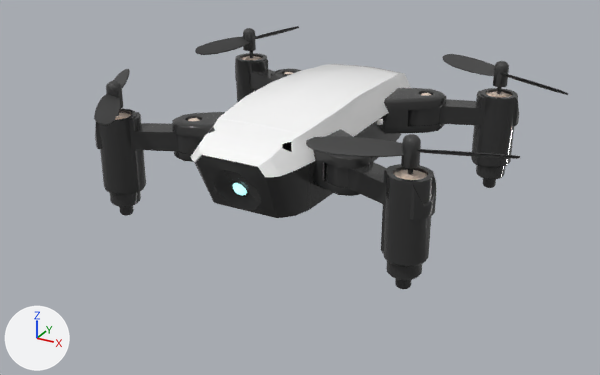
Two versions of the glTF model Products/Electronics/quadrotor_drone.glb, one commit apart.
Camera for both pictures: a camera (50 mm lens) standing at (0.149, -0.277, 0.216) and looking at (-0.008, 0.008, 0.074). The lights are fixed; the arrows at lower left show +X, +Y and +Z. Where no turn or scale is listed for an object, it has been applied to the vertices. Vertices at the same position are counted once.

Script lines for the objects in view, before the commit:
```python
ob_mesh_0 = bpy.data.objects.new('Mesh_0', me_mesh_0)
ob_mesh_0.location = (0.0277, 0.0397, 0.1126)
ob_mesh_1 = bpy.data.objects.new('Mesh_1', me_mesh_1)
ob_mesh_1.location = (0.0277, 0.0397, 0.1126)
ob_mesh_14 = bpy.data.objects.new('Mesh_14', me_mesh_14)
ob_mesh_14.location = (0.0001, -0.0497, 0.098)
ob_mesh_2 = bpy.data.objects.new('Mesh_2', me_mesh_2)
ob_mesh_2.location = (0.0617, 0.0546, 0.0995)
ob_mesh_3 = bpy.data.objects.new('Mesh_3', me_mesh_3)
ob_mesh_3.location = (0.0617, 0.0546, 0.0995)
ob_mesh_4 = bpy.data.objects.new('Mesh_4', me_mesh_4)
ob_mesh_4.parent = ob_node_16
ob_mesh_4.location = (0.0608, 0.0547, 0.123)
ob_mesh_4.rotation_euler = (-1.571, 0.000172, -2.739)  # degrees (-90, 0, -157)
ob_mesh_4.scale = (0.00294, 0.00294, 0.00294)
ob_mesh_5 = bpy.data.objects.new('Mesh_5', me_mesh_5)
ob_mesh_5.parent = ob_node_16
ob_mesh_5.location = (-0.0611, 0.0551, 0.123)
ob_mesh_5.rotation_euler = (-1.571, -0.0000395, -0.951)  # degrees (-90, 0, -54)
ob_mesh_5.scale = (0.00294, 0.00294, 0.00294)
ob_mesh_8 = bpy.data.objects.new('Mesh_8', me_mesh_8)
ob_mesh_8.location = (0.0004, 0.0054, 0.1005)
ob_mesh_9 = bpy.data.objects.new('Mesh_9', me_mesh_9)
ob_mesh_9.location = (0.0004, 0.0054, 0.1005)
# also in view: 'Mesh_7' at (0.061, -0.044, 0.121); 'Mesh_6' at (-0.061, -0.044, 0.121)
```
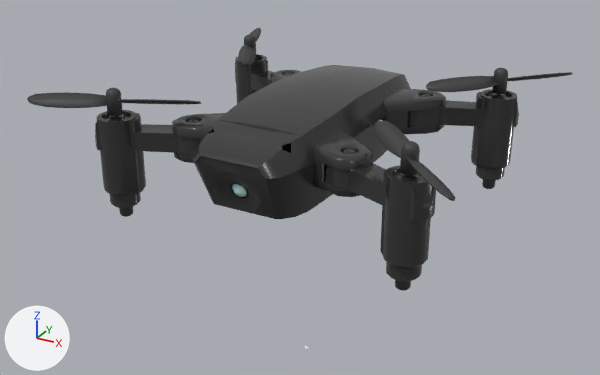
Pixel boxes [x1, y1, x2, y2] of what changed, in the pictures (600 x 375 px):
'Mesh_8', reshaped, moved
    before: [195, 114, 401, 218]
    after: [190, 65, 411, 219]
'Mesh_2', reshaped, moved
    before: [95, 51, 519, 289]
    after: [95, 54, 519, 291]
'Mesh_9', deleted
    before: [191, 64, 411, 177]
'Mesh_0', reshaped, moved
    before: [172, 69, 447, 196]
    after: [172, 70, 446, 197]
'Mesh_7', moved, turned, rescaled
    before: [306, 134, 520, 169]
    after: [374, 121, 455, 201]
'Mesh_4', moved, turned, rescaled
    before: [442, 54, 568, 95]
    after: [426, 68, 573, 94]
'Mesh_6', moved, turned, rescaled
    before: [94, 69, 130, 125]
    after: [27, 88, 201, 116]
'Mesh_5', moved, turned, rescaled
    before: [195, 26, 299, 55]
    after: [238, 28, 261, 66]
'Mesh_3', deleted
    before: [116, 56, 512, 180]
'Mesh_14', recoloured, moved
    before: [233, 183, 247, 195]
    after: [233, 184, 247, 197]
'Mesh_1', deleted
    before: [188, 72, 431, 121]
part 1 of me_mesh_0, added
    after: [343, 149, 356, 153]
part 2 of me_mesh_2, added
    after: [486, 93, 511, 99]
part 3 of me_mesh_2, added
    after: [393, 172, 424, 181]
part 4 of me_mesh_2, added
    after: [103, 114, 131, 121]
part 5 of me_mesh_8, added
    after: [190, 65, 411, 179]

The change, as a diff of the scene's bpy script:
```diff
--- a/Products/Electronics/quadrotor_drone.glb.py
+++ b/Products/Electronics/quadrotor_drone.glb.py
@@ me_mesh_0 @@
-me_mesh_0.from_pydata(...)  # 596 vertices, 1144 faces; spans x -0.0684..0.0139, y -0.0798..0.0112, z -0.0152..0.0
+me_mesh_0.from_pydata(...)  # 796 vertices, 1576 faces; spans x -0.0684..0.0139, y -0.0798..0.0112, z -0.0152..0.0
+# me_mesh_0 part 1: 50 vertices added at x 0.0036..0.0081, y -0.0736..-0.0688, z -0.001..-0.0004
 me_mesh_0.materials.append(mat_material_0)
@@ me_mesh_2 @@
-me_mesh_2.from_pydata(...)  # 1256 vertices, 2384 faces; spans x -0.1305..0.0081, y -0.1059..0.0074, z -0.0288..0.0233
+me_mesh_2.from_pydata(...)  # 1368 vertices, 2720 faces; spans x -0.1305..0.0081, y -0.1059..0.0074, z -0.0288..0.0233
+# me_mesh_2 part 2: 28 vertices added at x -0.0034..0.0021, y -0.0031..0.0027, z 0.0127..0.0137
+# me_mesh_2 part 3: 28 vertices added at x -0.0034..0.0021, y -0.1012..-0.0955, z 0.0127..0.0137
+# me_mesh_2 part 4: 28 vertices added at x -0.1245..-0.119, y -0.1012..-0.0955, z 0.0127..0.0137
 me_mesh_2.materials.append(mat_material_0)
@@ me_mesh_8 @@
-me_mesh_8.from_pydata(...)  # 232 vertices, 398 faces; spans x -0.0242..0.0235, y -0.0619..0.059, z -0.0127..0.016
+me_mesh_8.from_pydata(...)  # 296 vertices, 574 faces; spans x -0.0242..0.0235, y -0.0624..0.0592, z -0.0127..0.0214
+# me_mesh_8 part 5
+# 64 vertices are added at x -0.0242..0.0235, y -0.0624..0.0592, z 0.0066..0.0214
+# 176 new faces join them
 me_mesh_8.materials.append(mat_material_0)
@@ me_mesh_14 @@
 me_mesh_14.from_pydata(...)  # 92 vertices, 180 faces; spans x -0.00331..0.00331, y -0.0026..0.0026, z -0.00327..0.00327
-me_mesh_14.materials.append(mat_material_6)  # cyan #bce7e7
+me_mesh_14.materials.append(mat_material_004)  # cyan #bce7e7
@@ ob_mesh_0 @@
 ob_mesh_0 = bpy.data.objects.new('Mesh_0', me_mesh_0)
-ob_mesh_0.location = (0.0277, 0.0397, 0.1126)
+ob_mesh_0.location = (0.0276, 0.0397, 0.1121)
@@ ob_mesh_1 @@
-ob_mesh_1 = bpy.data.objects.new('Mesh_1', me_mesh_1)
@@ ob_mesh_2 @@
 ob_mesh_2 = bpy.data.objects.new('Mesh_2', me_mesh_2)
-ob_mesh_2.location = (0.0617, 0.0546, 0.0995)
+ob_mesh_2.location = (0.0615, 0.0546, 0.099)
@@ ob_mesh_3 @@
-ob_mesh_3 = bpy.data.objects.new('Mesh_3', me_mesh_3)
@@ ob_mesh_4 @@
 ob_mesh_4 = bpy.data.objects.new('Mesh_4', me_mesh_4)
-ob_mesh_4.parent = ob_node_16
-ob_mesh_4.location = (0.0608, 0.0547, 0.123)
-ob_mesh_4.rotation_euler = (-1.571, 0.000172, -2.739)  # degrees (-90, 0, -157)
-ob_mesh_4.scale = (0.00294, 0.00294, 0.00294)
+ob_mesh_4.parent = ob_root
+ob_mesh_4.location = (3.059, -1.004, 2.733)
+ob_mesh_4.rotation_euler = (0.0, 1.481, 0.0)  # degrees (0, 85, 0)
+ob_mesh_4.scale = (0.147, 0.147, 0.147)
@@ ob_mesh_5 @@
 ob_mesh_5 = bpy.data.objects.new('Mesh_5', me_mesh_5)
-ob_mesh_5.parent = ob_node_16
-ob_mesh_5.location = (-0.0611, 0.0551, 0.123)
-ob_mesh_5.rotation_euler = (-1.571, -0.0000395, -0.951)  # degrees (-90, 0, -54)
-ob_mesh_5.scale = (0.00294, 0.00294, 0.00294)
+ob_mesh_5.parent = ob_root
+ob_mesh_5.location = (-3.035, -1.004, 2.754)
+ob_mesh_5.rotation_euler = (0.0, 0.239, 0.0)  # degrees (0, 14, 0)
+ob_mesh_5.scale = (0.147, 0.147, 0.147)
@@ ob_mesh_6 @@
 ob_mesh_6 = bpy.data.objects.new('Mesh_6', me_mesh_6)
-ob_mesh_6.parent = ob_node_16
-ob_mesh_6.location = (-0.0608, -0.0438, 0.123)
-ob_mesh_6.rotation_euler = (-1.571, 0.000271, 3.007)  # degrees (-90, 0, 172)
-ob_mesh_6.scale = (0.00294, 0.00294, 0.00294)
+ob_mesh_6.parent = ob_root
+ob_mesh_6.location = (-3.035, -1.004, -2.19)
+ob_mesh_6.rotation_euler = (0.0, -1.299, 0.0)  # degrees (0, -74, 0)
+ob_mesh_6.scale = (0.147, 0.147, 0.147)
@@ ob_mesh_7 @@
 ob_mesh_7 = bpy.data.objects.new('Mesh_7', me_mesh_7)
-ob_mesh_7.parent = ob_node_16
-ob_mesh_7.location = (0.0608, -0.0437, 0.122)
-ob_mesh_7.rotation_euler = (-1.571, -0.000168, 1.174)  # degrees (-90, 0, 67)
-ob_mesh_7.scale = (0.00294, 0.00294, 0.00294)
+ob_mesh_7.parent = ob_root
+ob_mesh_7.location = (3.047, -1.004, -2.187)
+ob_mesh_7.rotation_euler = (0.0, -0.0214, 0.0)  # degrees (0, -1.2, 0)
+ob_mesh_7.scale = (0.147, 0.147, 0.147)
@@ ob_mesh_8 @@
 ob_mesh_8 = bpy.data.objects.new('Mesh_8', me_mesh_8)
-ob_mesh_8.location = (0.0004, 0.0054, 0.1005)
+ob_mesh_8.location = (0.0003, 0.0054, 0.1)
@@ ob_mesh_9 @@
-ob_mesh_9 = bpy.data.objects.new('Mesh_9', me_mesh_9)
@@ ob_mesh_14 @@
 ob_mesh_14 = bpy.data.objects.new('Mesh_14', me_mesh_14)
-ob_mesh_14.location = (0.0001, -0.0497, 0.098)
+ob_mesh_14.location = (0.0, -0.0497, 0.0975)
@@ ob_root @@
+ob_root = bpy.data.objects.new('Root', None)
+ob_root.parent = ob_drone
+ob_root.location = (0.0, 0.0, 0.0)
@@ ob_drone @@
+ob_drone = bpy.data.objects.new('Drone', None)
+ob_drone.parent = ob_node_16
+ob_drone.location = (0.0, 0.0, 0.1)
+ob_drone.rotation_euler = (-1.571, 0.0, 0.0)  # degrees (-90, 0, 0)
+ob_drone.scale = (0.02, 0.02, 0.02)
```
